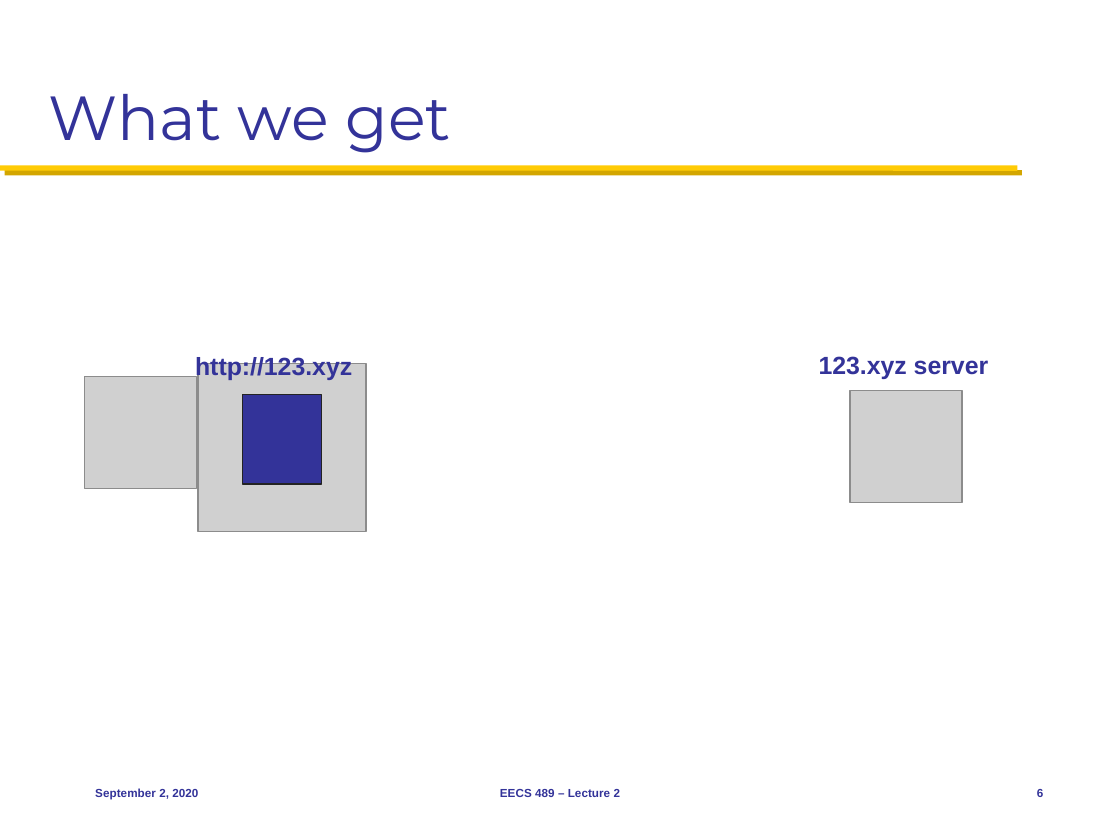
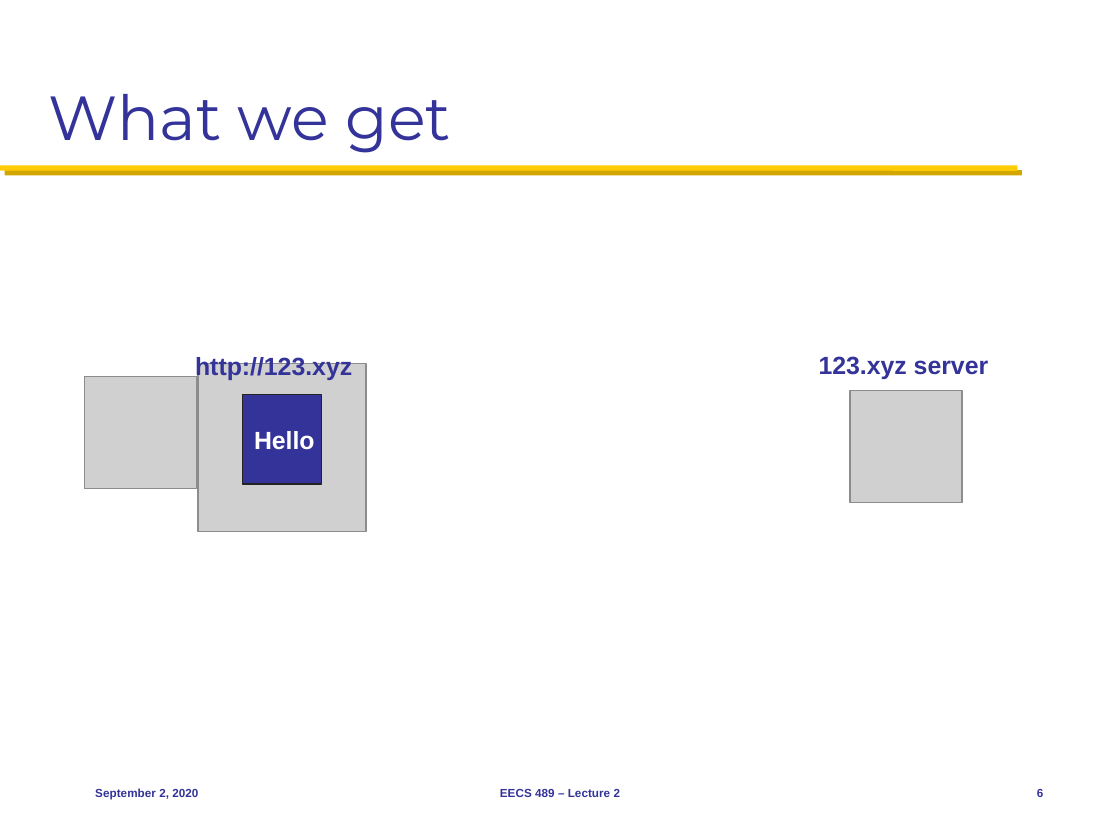
Before and after one commit to mosharaf/eecs489, a slide deck: slide 6 of Slides/090220.pptx. Drawn at 1120x840 pixels with LibreOffice and Linux fonts; fonts in the diff are those of the drawing; grey boxes stand for pictures. Boxes give left, top, right and bottom in pixels: in the first picture for what was removed or moved away, otherwise in the second. Text is boxed around its words. In the diff, an @@ line names an element or a change of style, - is before the commit and + after.

```diff
--- a/Slides/090220.pptx
+++ b/Slides/090220.pptx
@@ text in rectangle at (x1=254, y1=431, x2=315, y2=450): text added @@
+Hello
```
Also in this commit, not shown: 4 other slides changed.
